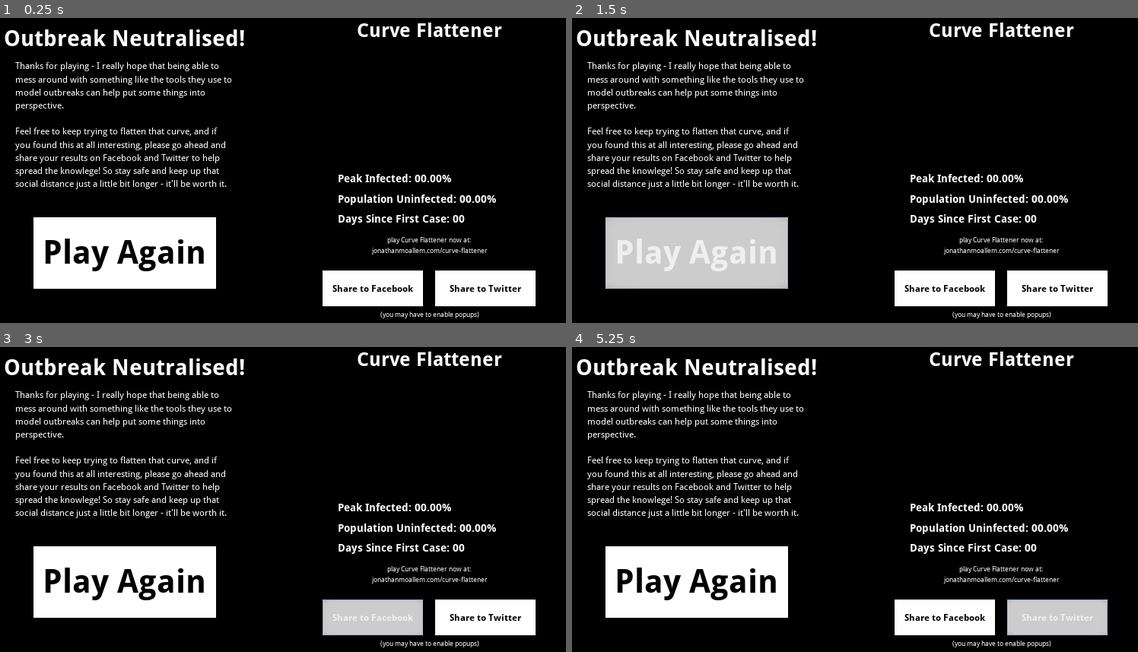
Above: before the commit, frames 1-4 (two rows, left to right).
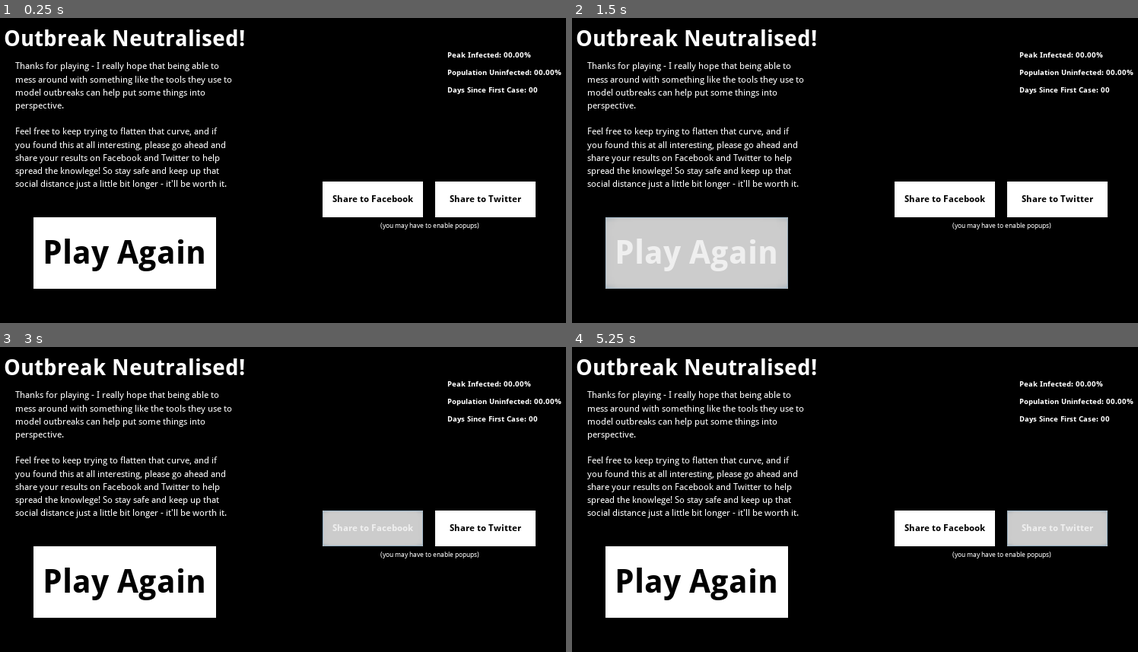
Above: after the commit, the same moments.

Repository: jonjondev/curve-flattener
Game: Godot game, scene res://scenes/game_over.tscn
The game is run twice, just before and just after one commit, with the same random seed, the same clock (stepped at 60 frames per second) and the same inputs. This scene is started directly instead of the project's main scene.
Inputs:
- Up to frame 1 (0.25 s): no input
- Up to frame 2 (1.5 s): click "Play Again" at 0.5 s; click "Play Again" at 1.25 s
- Up to frame 3 (3 s): click "Play Again" at 2 s; click "Share to Facebook" at 2.75 s
- Up to frame 4 (5.25 s): click "Share to Facebook" at 3.5 s; click "Share to Facebook" at 4.25 s; click "Share to Twitter" at 5 s

The runs differ from the first frame. In frame 1, 10% of the frame differs, in the area x 56-100%, y 1-99%; in frame 2, 10%; in frame 3, 10%; in frame 4, 10%.
Error in both runs: Invalid set index 'anchor_left' (on base: 'null instance') with value of type 'float'. (res://scripts/game_over.gd:9)

Commit message:
Updated image cropping for browser windows

Diff:
--- a/scenes/game_over.tscn
+++ b/scenes/game_over.tscn
@@ -10,7 +10,7 @@
 font_data = ExtResource( 3 )
 
 [sub_resource type="DynamicFont" id=2]
-size = 18
+size = 14
 extra_spacing_top = 5
 extra_spacing_bottom = 5
 font_data = ExtResource( 3 )
@@ -51,30 +51,29 @@
 }
 
 [node name="CapturePanel" type="ColorRect" parent="."]
-anchor_left = 0.575
-anchor_top = 0.05
-anchor_right = 0.925
-anchor_bottom = 0.78
+anchor_left = 0.5
+anchor_right = 1.0
+anchor_bottom = 0.5
 color = Color( 0, 0, 0, 1 )
 __meta__ = {
 "_edit_use_anchors_": false
 }
 
 [node name="GraphFrame" type="ColorRect" parent="."]
-anchor_left = 0.625
-anchor_top = 0.2
-anchor_right = 0.875
-anchor_bottom = 0.49
+anchor_left = 0.52
+anchor_top = 0.1
+anchor_right = 0.77
+anchor_bottom = 0.39
 color = Color( 0, 0, 0, 1 )
 __meta__ = {
 "_edit_use_anchors_": false
 }
 
 [node name="StatsTitleLabel" type="Label" parent="."]
+visible = false
 anchor_left = 0.6
-anchor_top = 0.07
 anchor_right = 0.9
-anchor_bottom = 0.18
+anchor_bottom = 0.1
 custom_fonts/font = SubResource( 1 )
 text = "Curve Flattener"
 align = 1
@@ -84,10 +83,10 @@
 }
 
 [node name="StatsLabel" type="Label" parent="."]
-anchor_left = 0.6
-anchor_top = 0.5
-anchor_right = 0.9
-anchor_bottom = 0.7
+anchor_left = 0.78
+anchor_top = 0.1
+anchor_right = 0.99
+anchor_bottom = 0.39
 custom_fonts/font = SubResource( 2 )
 text = "Peak Infected: 00.00%
 Population Uninfected: 00.00%
@@ -98,10 +97,11 @@
 }
 
 [node name="LinkLabel" type="Label" parent="."]
+visible = false
 anchor_left = 0.6
-anchor_top = 0.68
+anchor_top = 0.39
 anchor_right = 0.9
-anchor_bottom = 0.78
+anchor_bottom = 0.5
 custom_fonts/font = SubResource( 3 )
 text = "play Curve Flattener now at:
  jonathanmoallem.com/curve-flattener"
@@ -113,9 +113,9 @@
 
 [node name="FacebookButton" type="Button" parent="."]
 anchor_left = 0.575
-anchor_top = 0.8
+anchor_top = 0.55
 anchor_right = 0.74
-anchor_bottom = 0.9
+anchor_bottom = 0.65
 custom_fonts/font = SubResource( 4 )
 text = "Share to Facebook"
 __meta__ = {
@@ -124,9 +124,9 @@
 
 [node name="TwitterButton" type="Button" parent="."]
 anchor_left = 0.76
-anchor_top = 0.8
+anchor_top = 0.55
 anchor_right = 0.925
-anchor_bottom = 0.9
+anchor_bottom = 0.65
 custom_fonts/font = SubResource( 4 )
 text = "Share to Twitter"
 __meta__ = {
@@ -135,9 +135,9 @@
 
 [node name="LinkLabel2" type="Label" parent="."]
 anchor_left = 0.6
-anchor_top = 0.91
+anchor_top = 0.66
 anchor_right = 0.9
-anchor_bottom = 0.91
+anchor_bottom = 0.66
 custom_fonts/font = SubResource( 3 )
 text = "(you may have to enable popups)"
 align = 1
--- a/scripts/game_over.gd
+++ b/scripts/game_over.gd
@@ -6,10 +6,10 @@
 
 func _ready():
 	add_child(SceneManager.graph)
-	$Graph.anchor_left = 0.625
-	$Graph.anchor_top = 0.2
-	$Graph.anchor_right = 0.9
-	$Graph.anchor_bottom = 0.49
+	$Graph.anchor_left = 0.52
+	$Graph.anchor_top = 0.1
+	$Graph.anchor_right = 0.77
+	$Graph.anchor_bottom = 0.39
 
 	$PlayButton.connect("button_up", SceneManager, "start_game")
 	$FacebookButton.connect("button_up", self, "share_result", ["https://www.facebook.com/sharer/sharer.php?u="])
@@ -18,17 +18,16 @@
 	$StatsLabel.text = "Peak Infected: " + str($Graph.peak_infection_rate) + "%\nPopulation Uninfected: " + str($Graph.total_uninfected) + "%\nDays Since First Case: " + str($Graph.current_day)
 	$LinkLabel.text = "play Curve Flattener now at:\n" + site_link
 
+func upload_image():
+	toggle_screenshot_items()
 	yield(VisualServer, 'frame_post_draw')
-
-func upload_image():
-	var viewport_size = get_viewport().size
 	var img = get_viewport().get_texture().get_data()
-	img.crop($CapturePanel.rect_position.x + $CapturePanel.get_size().x, img.get_size().y - $CapturePanel.rect_position.y)
 	img.flip_y()
 	img.flip_x()
-	img.crop(img.get_size().x - $CapturePanel.rect_position.x, $CapturePanel.get_size().y)
+	img.crop(img.get_size().x/2, img.get_size().y/2)
 	img.flip_x()
 	img.save_png("user://results.png")
+	toggle_screenshot_items()
 
 	var file = File.new()
 	file.open("user://results.png", File.READ)
@@ -49,3 +48,7 @@
 		OS.shell_open(sharer_url + img_link)
 	else:
 		upload_image()
+
+func toggle_screenshot_items():
+	$StatsTitleLabel.visible = !$StatsTitleLabel.visible
+	$LinkLabel.visible = !$LinkLabel.visible
Not shown, changed: docs/index.pck
